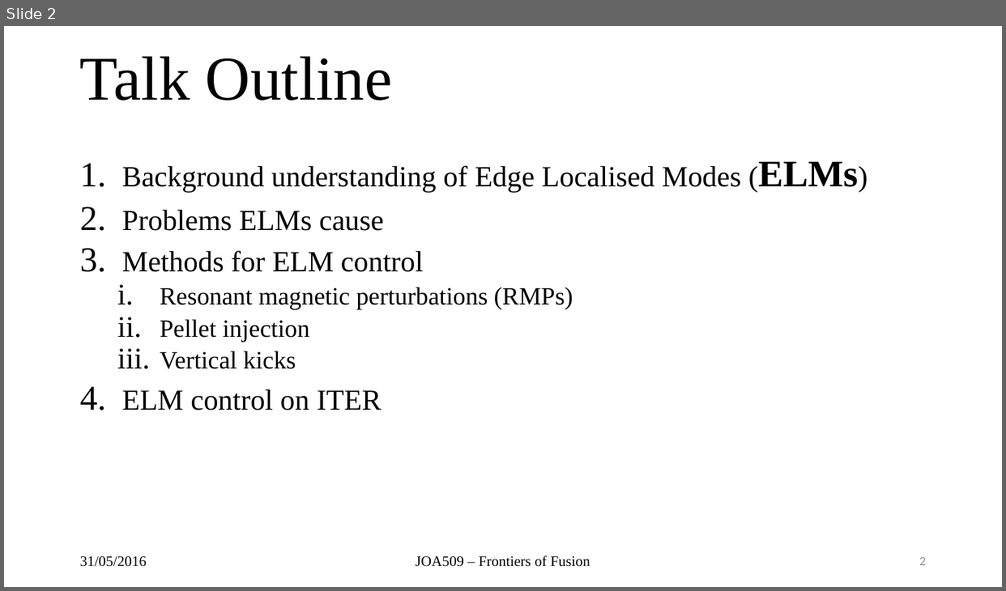
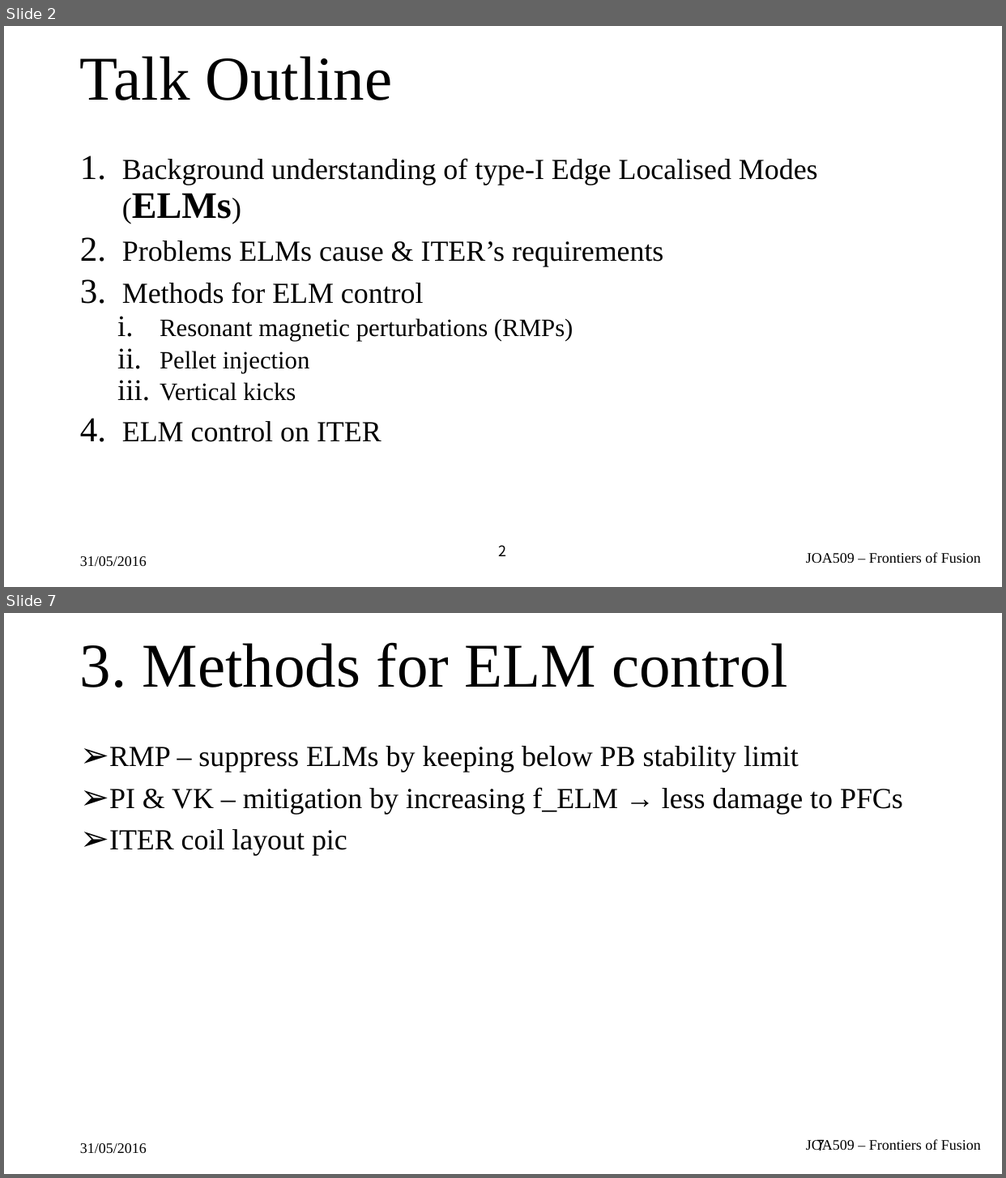
Before and after one commit to airdas/FFessay, a slide deck: Presentation/elmz.pptx. Shown one above the other, each under a label of ours: slide 2 before the commit, slides 2 and 7 after it; the slides between them are not shown. The pictures are 1006x591 and 1006x1178 pixels, drawn with LibreOffice and Linux fonts; fonts in the diff are those of the drawing; background and template pictures are left out. Boxes give left, top, right and bottom in pixels: in the first picture for what was removed or moved away, otherwise in the second. Text is boxed around its words. In the diff, an @@ line names an element or a change of style, - is before the commit and + after.

```diff
--- a/Presentation/elmz.pptx
+++ b/Presentation/elmz.pptx
@@ slide 7 added at (x1=4, y1=613, x2=1002, y2=1174), background picture (left out) @@
@@ title added at (x1=80, y1=642, x2=788, y2=688), 60 pt, text #000000 @@
+3. Methods for ELM control
@@ text added at (x1=109, y1=746, x2=903, y2=856), 28 pt, text #000000 @@
+➢ RMP – suppress ELMs by keeping below PB stability limit
+➢ PI & VK – mitigation by increasing f_ELM → less damage to PFCs
+➢ ITER coil layout pic
@@ text added at (x1=80, y1=1144, x2=147, y2=1153), 14 pt, text #000000 @@
+31/05/2016
@@ text added at (x1=806, y1=1139, x2=981, y2=1151), 14 pt, text #000000 @@
+JOA509 – Frontiers of Fusion
@@ page number added at (x1=817, y1=1139, x2=825, y2=1151), 14 pt, text #000000 @@
+7
@@ slide 2 changed as well @@
@@ text at (x1=122, y1=158, x2=818, y2=267): text changed @@
-1. Background understanding of Edge Localised Modes (ELMs)
-2. Problems ELMs cause
+1. Background understanding of type-I Edge Localised Modes (ELMs)
+2. Problems ELMs cause & ITER’s requirements
@@ page number moved from (x1=919, y1=557, x2=926, y2=565) to (x1=499, y1=545, x2=507, y2=557) @@
@@ page number at (x1=499, y1=545, x2=507, y2=557): size 12 to 14 pt, font Calibri to Noto Sans CJK KR, text colour #8C8C8C to #000000; alignment right to centre; vertical alignment middle to top @@
@@ text "JOA509 – Frontiers of Fusion" moved from (x1=415, y1=556, x2=590, y2=566) to (x1=806, y1=552, x2=981, y2=563) @@
@@ text "JOA509 – Frontiers of Fusion" at (x1=806, y1=552, x2=981, y2=563): alignment centre to right; vertical alignment middle to top @@
```
Also in this commit, not shown: 4 other slides changed, 5 other slides added, 3 other files.
